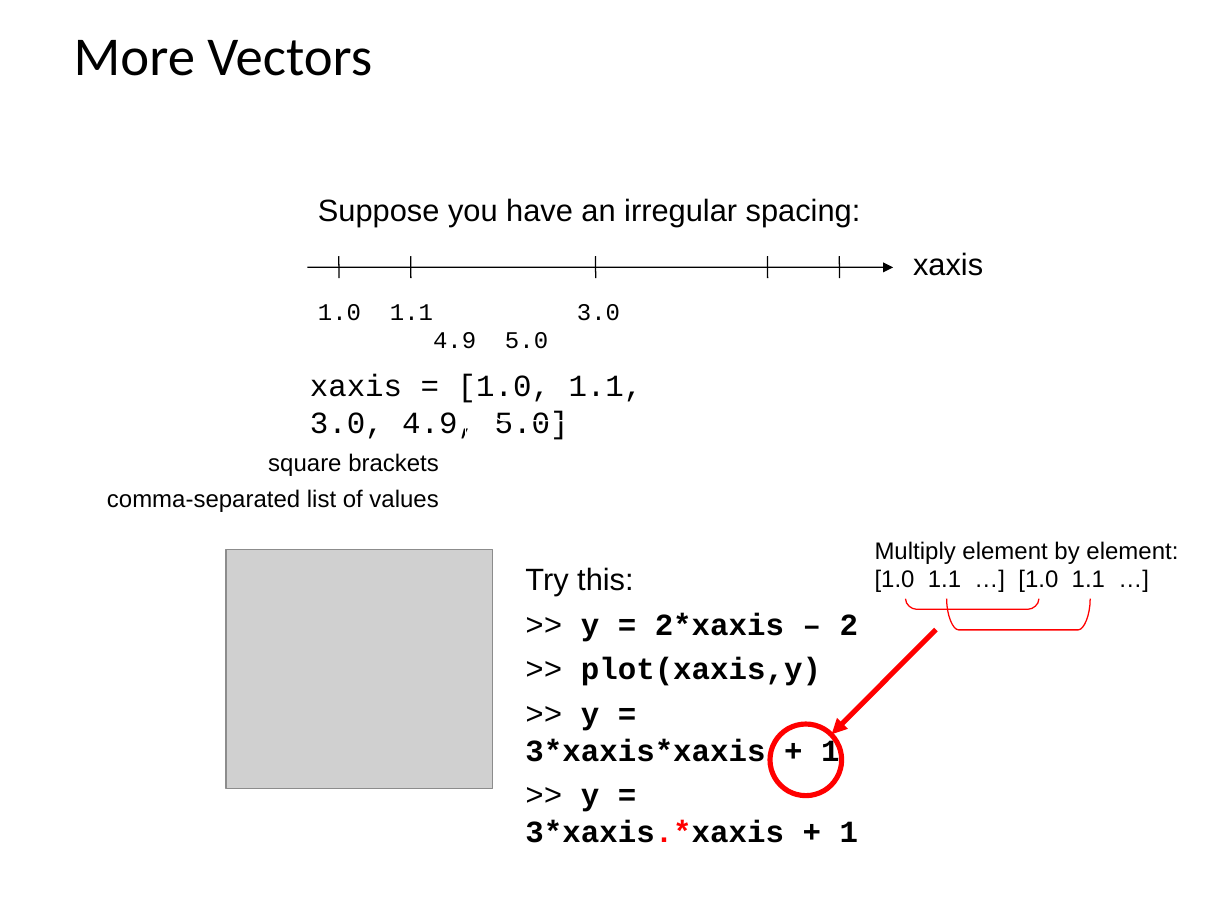
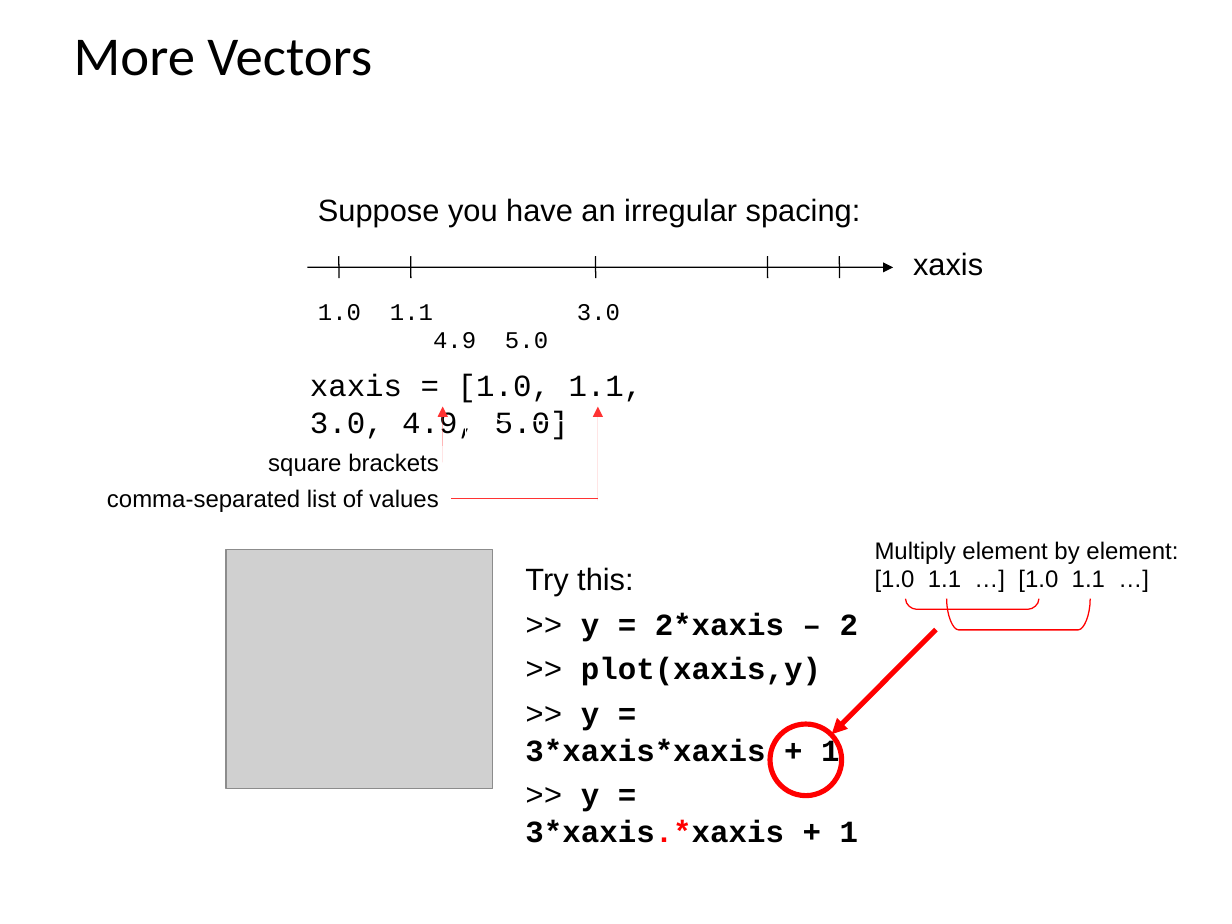
Before and after one commit to codedsk/ncnsoftwarebootcamp, a slide deck: slide 6 of materials/4 - Intro to MATLAB.odp. Drawn at 1232x924 pixels with LibreOffice and Linux fonts; fonts in the diff are those of the drawing; grey boxes stand for pictures; background and template pictures are left out. Boxes give left, top, right and bottom in pixels: in the first picture for what was removed or moved away, otherwise in the second. Text is boxed around its words. In the diff, an @@ line names an element or a change of style, - is before the commit and + after.

```diff
--- a/materials/4 - Intro to MATLAB.odp
+++ b/materials/4 - Intro to MATLAB.odp
@@ arrow added from (442, 462) to (442, 407), #FF3333 0 pt @@
@@ arrow added from (598, 500) to (598, 407), #FF3333 0 pt @@
@@ line added from (451, 498) to (598, 498), #FF3333 0 pt @@
```
Also in this commit, not shown: 2 other slides changed, 6 other files.
